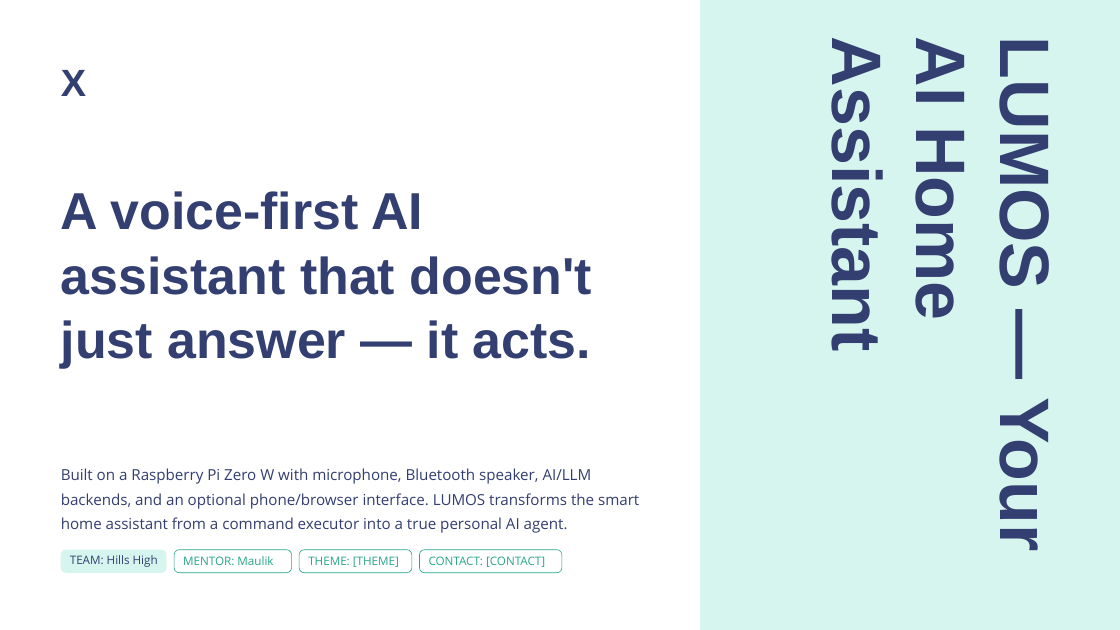
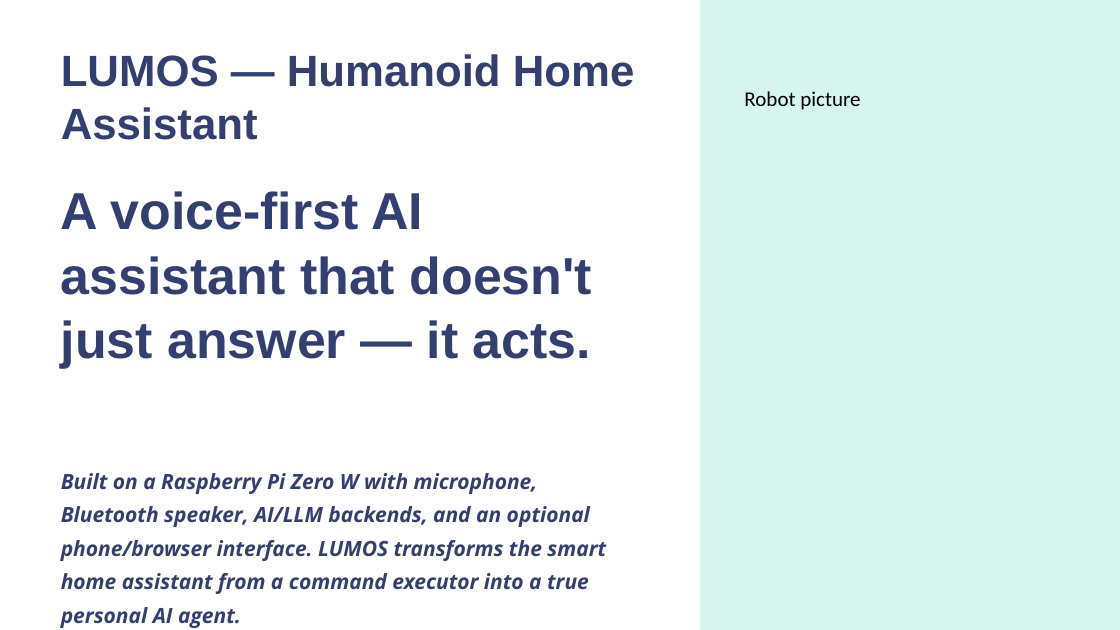
Before and after one commit to hillshighrobotics-glitch/dudetntatalbic, a slide deck: slide 2 of LUMOS [Autosaved].pptx (slide 1 before the commit). Drawn at 1120x630 pixels with LibreOffice and Linux fonts; fonts in the diff are those of the drawing. Boxes give left, top, right and bottom in pixels: in the first picture for what was removed or moved away, otherwise in the second. Text is boxed around its words. In the diff, an @@ line names an element or a change of style, - is before the commit and + after.

```diff
--- a/LUMOS [Autosaved].pptx
+++ b/LUMOS [Autosaved].pptx
@@ text at box(61, 54, 635, 140): text changed; size 32.5 to 37.5 pt @@
-X
+LUMOS — Humanoid Home Assistant
@@ text removed at box(818, 44, 1064, 546) @@
-LUMOS — Your AI Home Assistant
@@ text added at box(744, 91, 860, 110), 18 pt, text #000000 @@
+Robot picture
@@ text "Built on a Raspberry Pi ..." at box(61, 473, 606, 628): size 13 to 18 pt, bold on, italic on @@
@@ rounded rectangle removed at box(60, 549, 166, 572) @@
@@ text removed at box(70, 555, 158, 567) @@
-TEAM: Hills High
@@ rounded rectangle removed at box(174, 549, 292, 572) @@
@@ text removed at box(183, 556, 273, 565) @@
-MENTOR: Maulik
@@ rounded rectangle removed at box(299, 549, 412, 572) @@
@@ text removed at box(308, 556, 399, 567) @@
-THEME: [THEME]
@@ rounded rectangle removed at box(419, 549, 562, 572) @@
@@ text removed at box(429, 556, 545, 567) @@
-CONTACT: [CONTACT]
```
Also in this commit, not shown: 6 other slides changed, 3 slides added.
